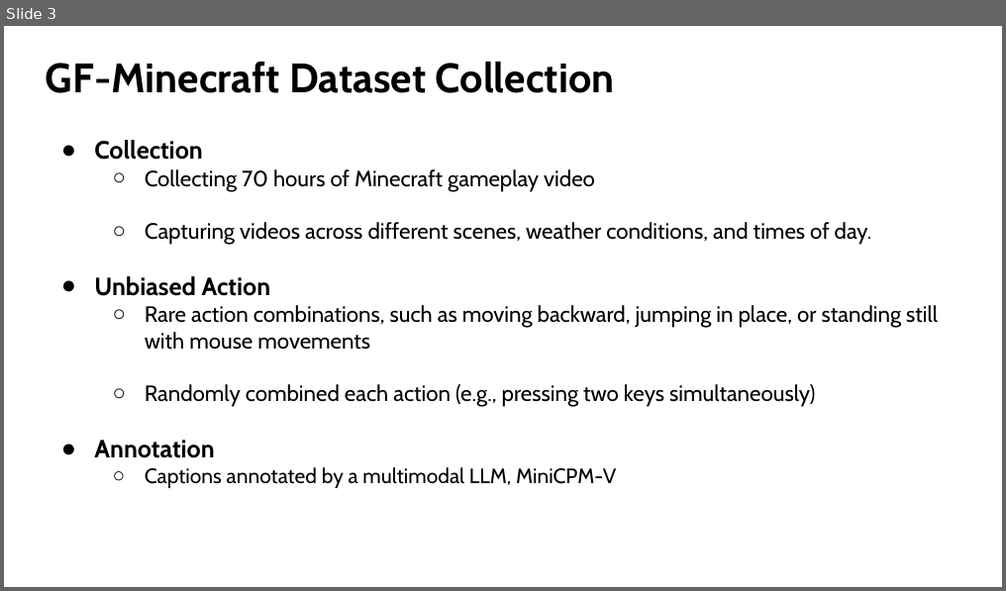
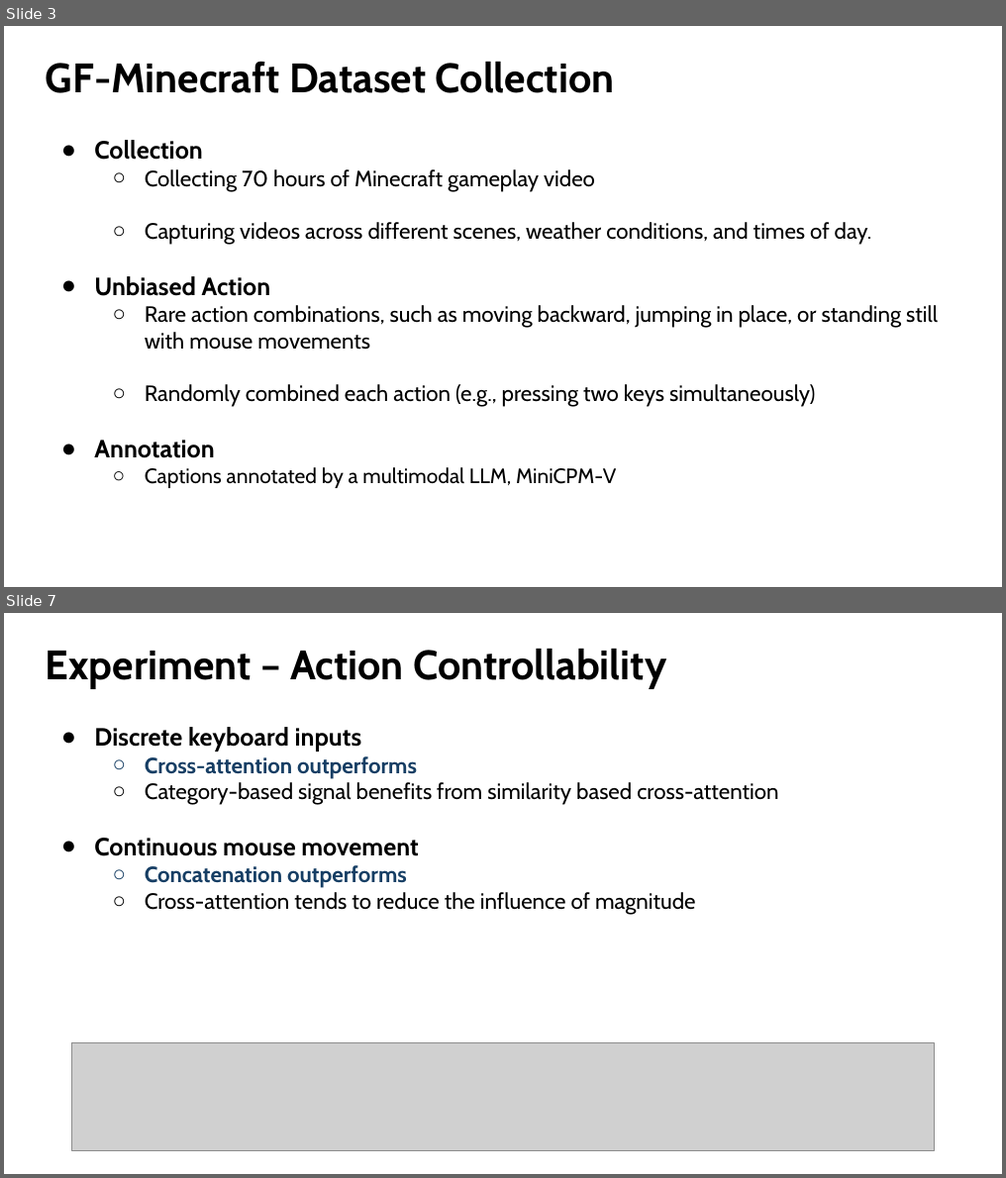
Before and after one commit to Lukelaitw/2025-VLL-undergraduate-research, a slide deck: week4/VLL_4_GameFactory_1103.pptx. Shown one above the other, each under a label of ours: slide 3 before the commit, slides 3 and 7 after it; the slides between them are not shown. The pictures are 1006x591 and 1006x1178 pixels, drawn with LibreOffice and Linux fonts; fonts in the diff are those of the drawing; grey boxes stand for pictures. Boxes give left, top, right and bottom in pixels: in the first picture for what was removed or moved away, otherwise in the second. Text is boxed around its words. In the diff, an @@ line names an element or a change of style, - is before the commit and + after.

```diff
--- a/week4/VLL_4_GameFactory_1103.pptx
+++ b/week4/VLL_4_GameFactory_1103.pptx
@@ slide 7 added at (4,613,1002,1174), background #FFFFFF @@
@@ title added at (46,648,666,689), 39.6 pt, text #000000, bold @@
+Experiment – Action Controllability
@@ text added at (94,727,778,915), 21.3 pt, text #000000 @@
+● Discrete keyboard inputs
+  ○ Cross-attention outperforms
+  ○ Category-based signal benefits from similarity based cross-attention
+● Continuous mouse movement
+  ○ Concatenation outperforms
+  ○ Cross-attention tends to reduce the influence of magnitude
@@ picture added at (71,1044,935,1151) @@
```
Also in this commit, not shown: 2 slides changed, 5 other slides added.
